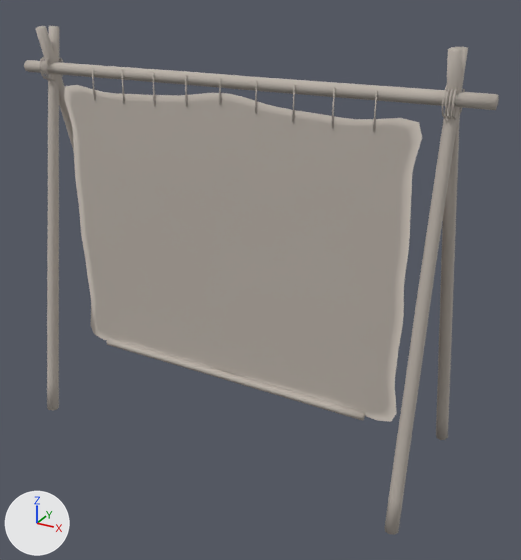
What one commit did to the FBX model Assets/3D Assets/Info Props/Info Prop 4000 B.fbx.
One viewpoint serves both versions: a camera (50 mm lens) standing at (2.64, -4.14, 3.39) and looking at (0.19, 0.32, 1.16). Every picture has the same lights, and +X, +Y and +Z are marked at lower left. The picture after the commit comes second. Where no turn or scale is listed for an object, it has been applied to the vertices. Vertices at exactly the same position are counted once.

Names of what the first picture shows: 'Hide_Mesh', 'Rack_Mesh'.
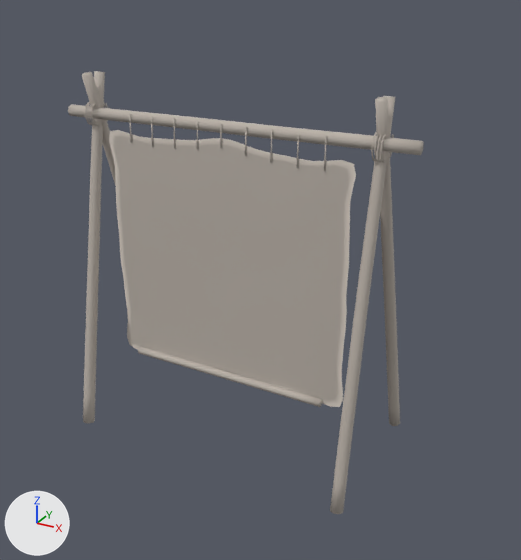
ob_hide is not drawn itself; it is the parent of ob_hide_mesh.

Changed parts and their boxes (x1, y1, x2, y2) in the pictures (521 x 560 px; the box of a moved part takes in the faces that stretch with it):
'Hide_Mesh', reshaped, moved (31% narrower, 17% shorter): before (64, 67, 422, 422); after (109, 113, 356, 407)
'Rack_Mesh', reshaped (25% narrower, 13% shorter): before (24, 26, 499, 535); after (68, 71, 424, 514)
part 1 of me_hide_mesh, moved or reshaped: before (64, 85, 422, 422); after (109, 130, 356, 407)
part 2 of me_hide_mesh, moved or reshaped: before (106, 338, 365, 421); after (138, 347, 322, 407)
part 3 of me_hide_mesh, moved or reshaped: before (92, 67, 95, 100); after (129, 113, 132, 143)
part 4 of me_hide_mesh, moved or reshaped: before (121, 69, 125, 104); after (151, 116, 153, 147)
part 5 of me_hide_mesh, moved or reshaped: before (152, 72, 155, 106); after (173, 118, 175, 149)
part 6 of me_hide_mesh, moved or reshaped: before (185, 74, 187, 107); after (196, 121, 199, 150)
part 7 of me_hide_mesh, moved or reshaped: before (255, 80, 257, 113); after (245, 126, 247, 156)
part 8 of me_hide_mesh, moved or reshaped: before (292, 83, 295, 122); after (270, 129, 272, 163)
part 9 of me_hide_mesh, moved or reshaped: before (332, 87, 336, 128); after (297, 133, 299, 168)
part 10 of me_hide_mesh, moved or reshaped: before (373, 90, 378, 132); after (324, 136, 327, 171)
part 11 of me_rack_mesh, moved or reshaped: before (47, 26, 59, 410); after (83, 71, 105, 424)
part 12 of me_rack_mesh, moved or reshaped: before (36, 26, 74, 151); after (82, 72, 116, 186)
part 13 of me_rack_mesh, moved or reshaped: before (39, 56, 63, 81); after (84, 101, 108, 126)
part 14 of me_rack_mesh, moved or reshaped: before (385, 47, 468, 535); after (330, 96, 395, 514)
part 15 of me_rack_mesh, moved or reshaped: before (436, 47, 462, 440); after (375, 97, 400, 426)
part 16 of me_rack_mesh, moved or reshaped: before (442, 85, 465, 119); after (371, 131, 394, 163)
part 17 of me_rack_mesh, moved or reshaped: before (24, 60, 499, 110); after (68, 104, 424, 155)

The change in detail:
me_rack_mesh is used by ob_rack_mesh; location (0.0, 0.95, 0.0).
me_rack_mesh had 768 vertices, 734 faces and spanned x -1.81..1.81, y -1.3..0.05, z -0.21..2.96.
me_rack_mesh now has 768 vertices, 734 faces and spans x -1.4..1.4, y -1.3..0.05, z -0.22..2.65.
me_rack_mesh part 11: the loose piece of 104 vertices spanning x -1.61..-1.51, y -1.3..-0.69, z -0.21..2.95 is scaled about its middle by (1, 1, 0.902), then moved by (0.41, 0.0, -0.15).
me_rack_mesh part 12: the loose piece of 104 vertices spanning x -1.61..-1.51, y -0.91..0.05, z -0.21..2.96 is scaled about its middle by (1, 1, 0.902), then moved by (0.41, 0.0, -0.15).
me_rack_mesh part 13: the loose piece of 132 vertices spanning x -1.6..-1.51, y -0.9..-0.7, z 2.55..2.75 is moved by (0.41, 0.0, -0.31).
me_rack_mesh part 14: the loose piece of 104 vertices spanning x 1.51..1.61, y -1.3..-0.69, z -0.21..2.95 is scaled about its middle by (1, 1, 0.902), then moved by (-0.41, 0.0, -0.15).
me_rack_mesh part 15: the loose piece of 104 vertices spanning x 1.51..1.61, y -0.91..0.05, z -0.21..2.96 is scaled about its middle by (1, 1, 0.902), then moved by (-0.41, 0.0, -0.15).
me_rack_mesh part 16: the loose piece of 132 vertices spanning x 1.51..1.6, y -0.9..-0.7, z 2.55..2.75 is moved by (-0.41, 0.0, -0.31).
me_rack_mesh part 17: the loose piece of 88 vertices spanning x -1.81..1.81, y -0.85..-0.75, z 2.6..2.71 is scaled about its middle by (0.773, 1, 1), then moved by (0.0, 0.0, -0.31).
me_hide_mesh is used by ob_hide_mesh; parent ob_hide; location (0.0, 0.0, 0.0).
me_hide_mesh had 2563 vertices, 2540 faces and spanned x -1.42..1.41, y -2.32..0.04, z -0.1..0.06.
me_hide_mesh now has 2563 vertices, 2540 faces and spans x -1.01..1.01, y -2.0..0.04, z -0.1..0.06.
me_hide_mesh part 1: the loose piece of 2401 vertices spanning x -1.42..1.41, y -2.32..-0.06, z 0.0..0.01 is scaled about the mesh origin by (0.711, 0.86, 0.831).
me_hide_mesh part 2: the loose piece of 54 vertices spanning x -1.18..1.18, y -2.29..-2.23, z 0.0..0.06 is scaled about its middle by (0.711, 1, 1), then moved by (0.0, 0.32, 0.0).
me_hide_mesh part 3: the loose piece of 12 vertices spanning x -1.11..-1.1, y -0.2..0.04, z -0.1..0.01 is moved by (0.32, 0.01, 0.0).
me_hide_mesh part 4: the loose piece of 12 vertices spanning x -0.84..-0.83, y -0.21..0.04, z -0.1..0.01 is moved by (0.24, 0.01, 0.0).
me_hide_mesh part 5: the loose piece of 12 vertices spanning x -0.56..-0.55, y -0.19..0.04, z -0.1..0.01 is moved by (0.16, 0.01, 0.0).
me_hide_mesh part 6: the loose piece of 12 vertices spanning x -0.28..-0.27, y -0.18..0.04, z -0.1..0.01 is moved by (0.08, 0.01, 0.0).
me_hide_mesh part 7: the loose piece of 12 vertices spanning x 0.27..0.28, y -0.17..0.04, z -0.1..0.01 is moved by (-0.08, 0.01, 0.0).
me_hide_mesh part 8: the loose piece of 12 vertices spanning x 0.55..0.56, y -0.2..0.04, z -0.1..0.01 is moved by (-0.16, 0.01, 0.0).
me_hide_mesh part 9: the loose piece of 12 vertices spanning x 0.83..0.84, y -0.21..0.04, z -0.1..0.01 is moved by (-0.24, 0.01, 0.0).
me_hide_mesh part 10: the loose piece of 12 vertices spanning x 1.1..1.11, y -0.21..0.04, z -0.1..0.01 is moved by (-0.32, 0.01, 0.0).
Other edits to the shape of me_hide_mesh do not show in these pictures.
Object 'Hide' (ob_hide) moves from (0.0, 0.1, 2.647) to (0.0, 0.1, 2.338).
